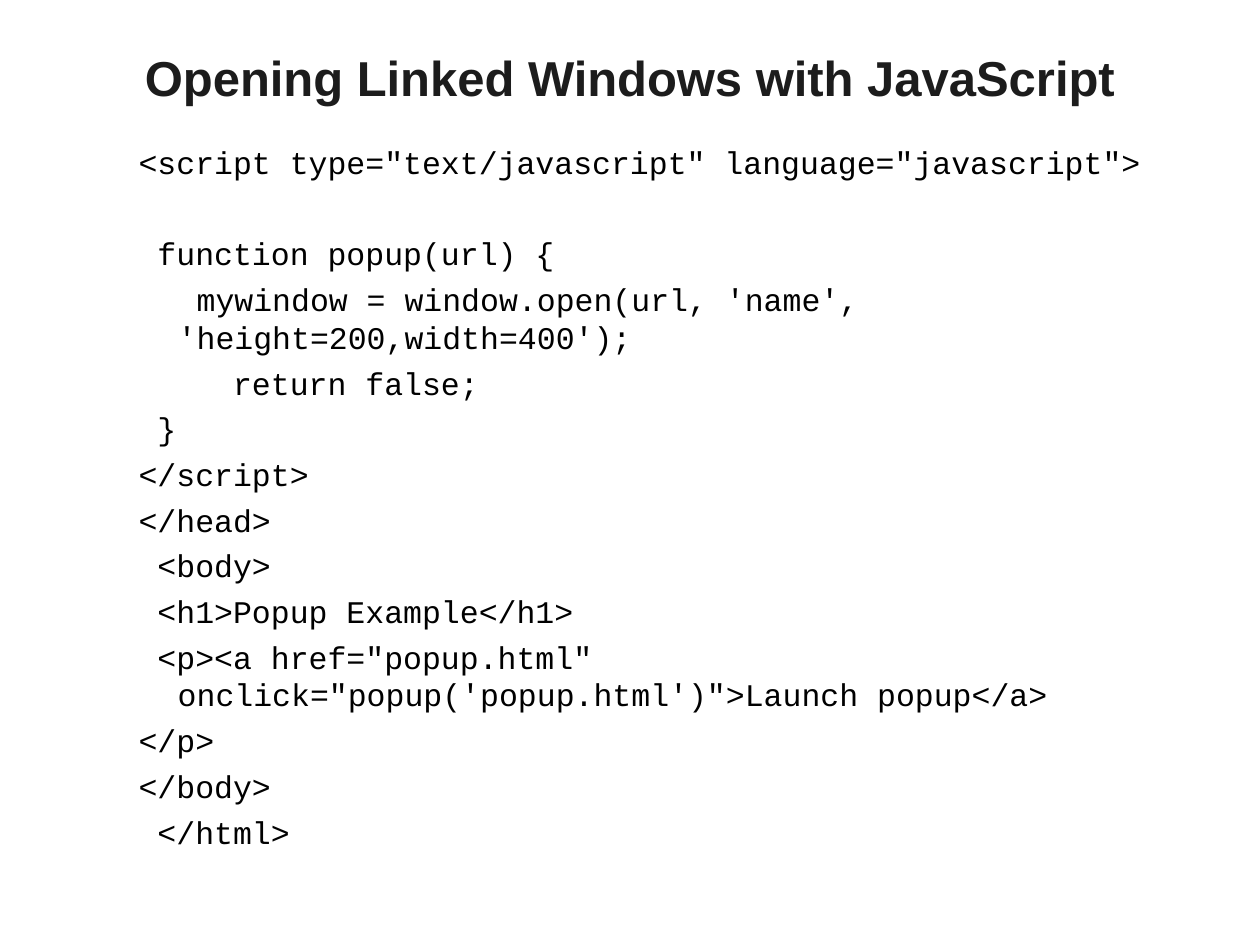
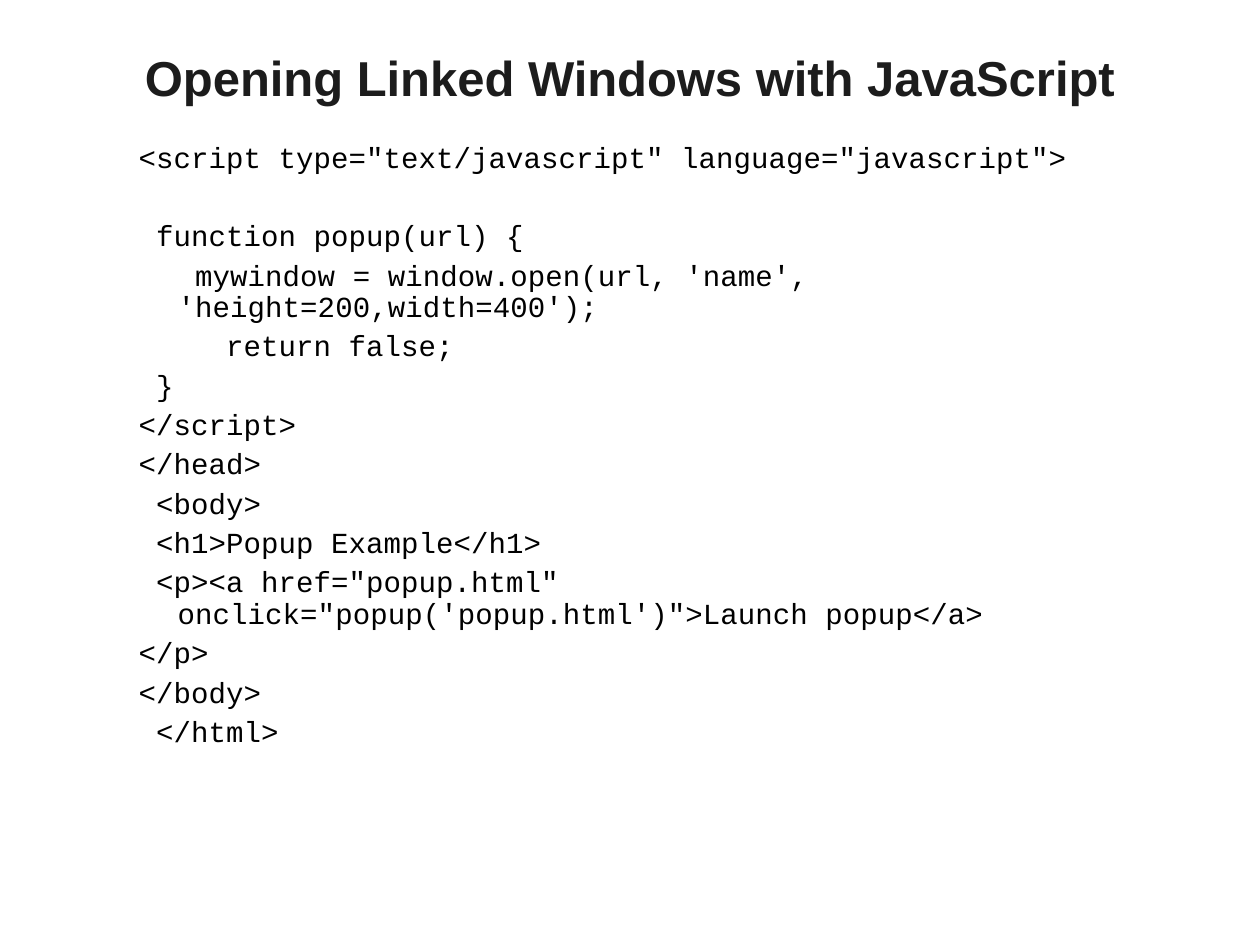
Before and after one commit to vatsanTraining/training_june_2022, a slide deck: slide 61 of JavaScript_Module_1.ppt. Drawn at 1260x945 pixels with LibreOffice and Linux fonts; fonts in the diff are those of the drawing; background and template pictures are left out. Boxes give left, top, right and bottom in pixels: in the first picture for what was removed or moved away, otherwise in the second. Text is boxed around its words. In the diff, an @@ line names an element or a change of style, - is before the commit and + after.

```diff
--- a/JavaScript_Module_1.ppt
+++ b/JavaScript_Module_1.ppt
@@ text "<script type="text/javascript" language="javascript">" at box(139, 147, 1066, 743): size 18 to 16.6 pt; line spacing 1 to 0.9 @@
```
Also in this commit, not shown: 15 other slides changed, 44 slides added.
